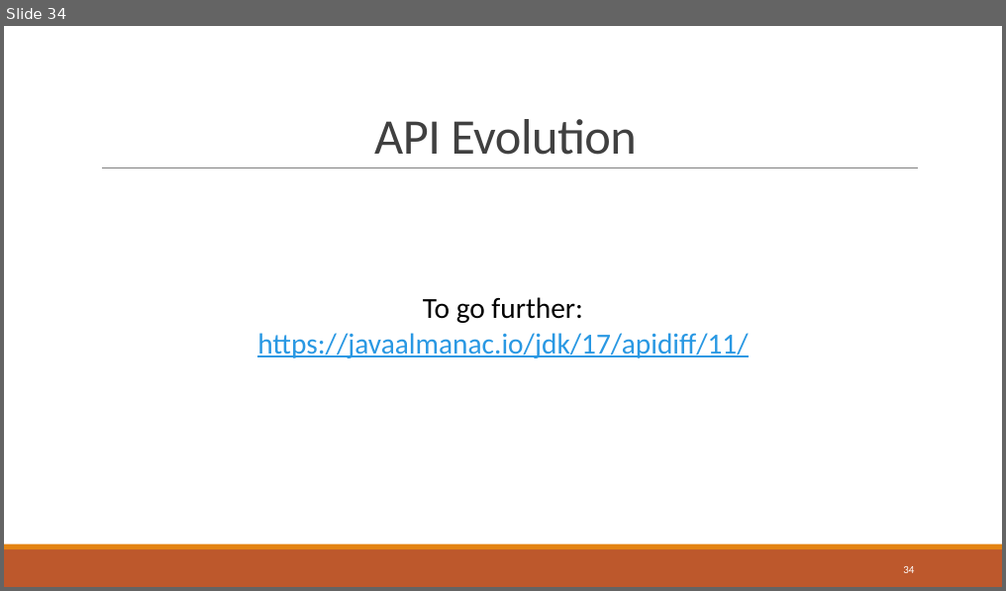
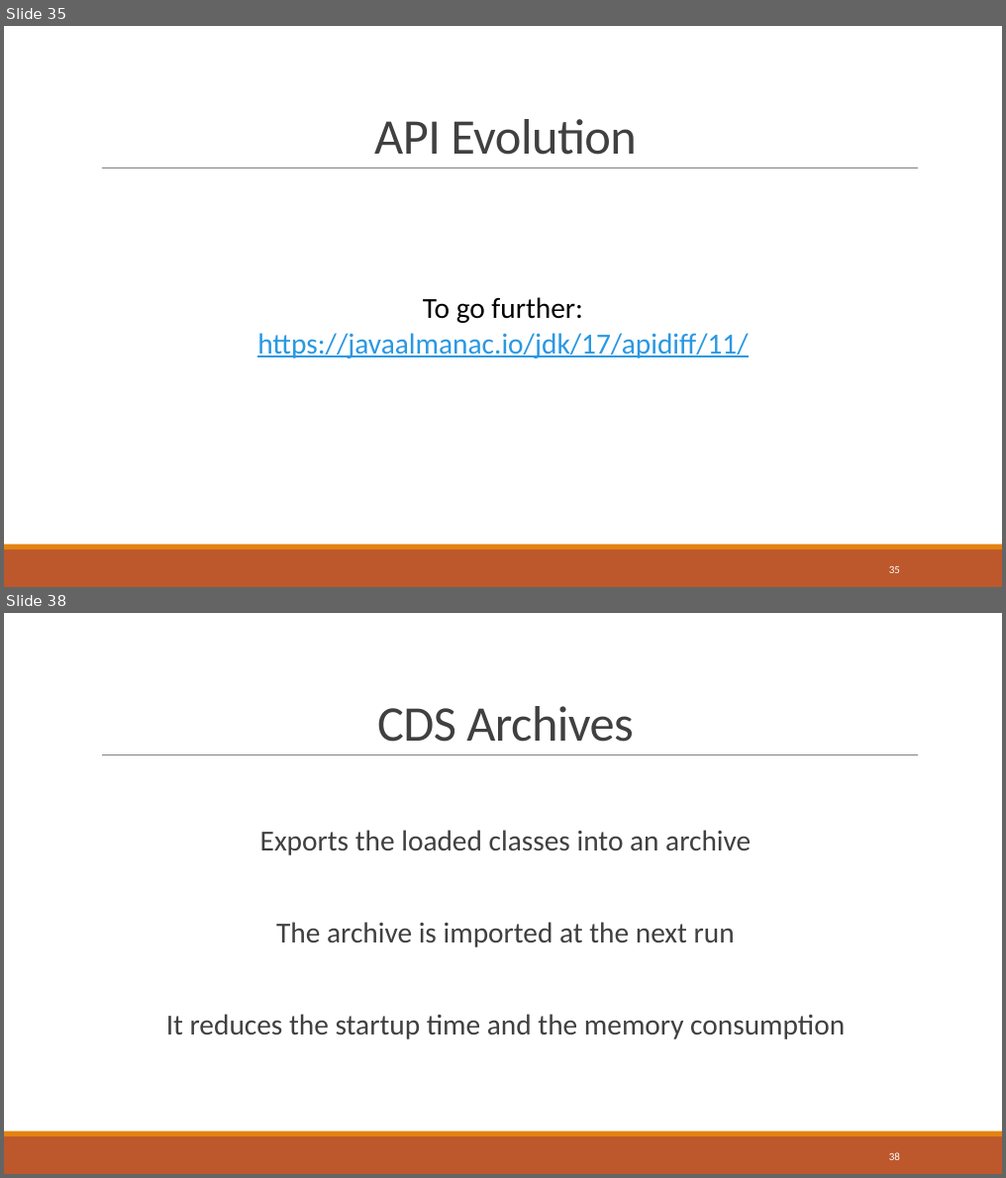
Before and after one commit to bnau/java-11-17, a slide deck: java-11-17.pptx. Shown one above the other, each under a label of ours: slide 34 before the commit, slides 35 and 38 after it; the slides between them are not shown. The pictures are 1006x591 and 1006x1178 pixels, drawn with LibreOffice and Linux fonts; fonts in the diff are those of the drawing; background and template pictures are left out. Boxes give left, top, right and bottom in pixels: in the first picture for what was removed or moved away, otherwise in the second. Text is boxed around its words. In the diff, an @@ line names an element or a change of style, - is before the commit and + after.

```diff
--- a/java-11-17.pptx
+++ b/java-11-17.pptx
@@ slide 38 added at (x1=4, y1=613, x2=1002, y2=1174), background #FFFFFF; not listed: 3 template elements that a slide beside it also shows @@
@@ title added at (x1=377, y1=706, x2=634, y2=742), 48 pt, text #404040 @@
+CDS Archives
@@ text added at (x1=166, y1=830, x2=845, y2=1040), 28 pt, text #404040 @@
+Exports the loaded classes into an archive
+The archive is imported at the next run
+It reduces the startup time and the memory consumption
@@ page number added at (x1=889, y1=1153, x2=900, y2=1160), 10.5 pt, text #FFFFFF @@
+38
@@ what was slide 34 is now slide 35 @@
@@ page number at (x1=889, y1=567, x2=900, y2=573): text changed @@
-34
+35
```
Also in this commit, not shown: 3 slides changed, 9 other slides added, 2 other files.
